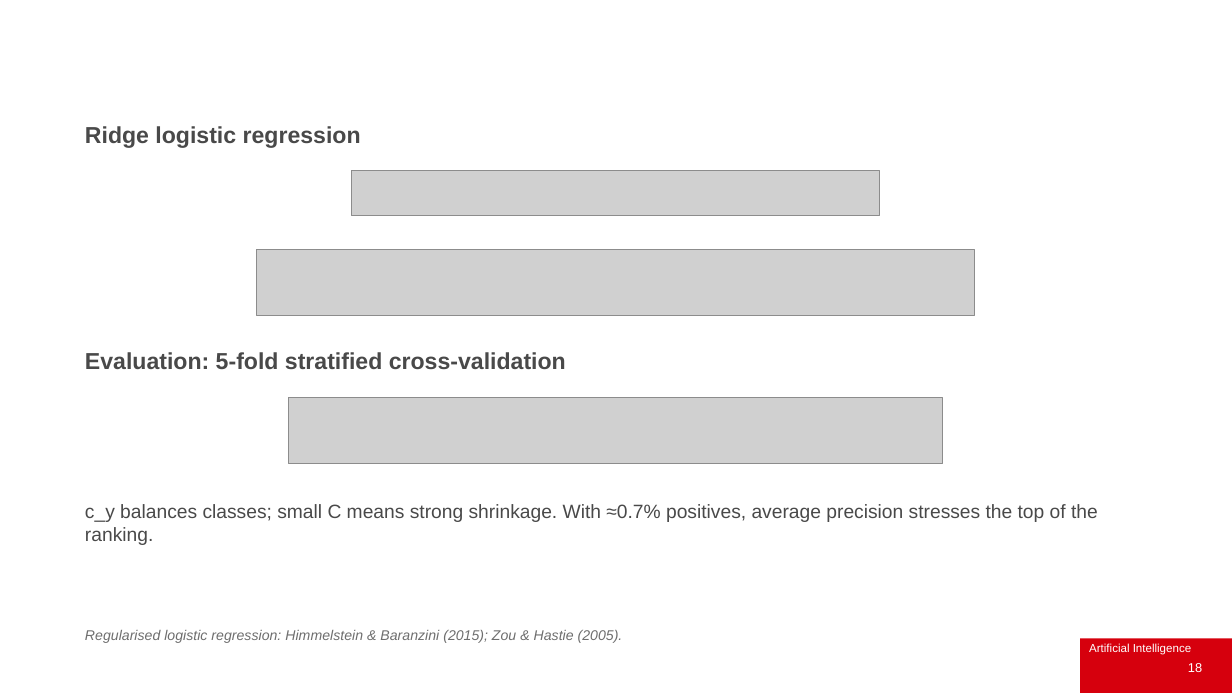
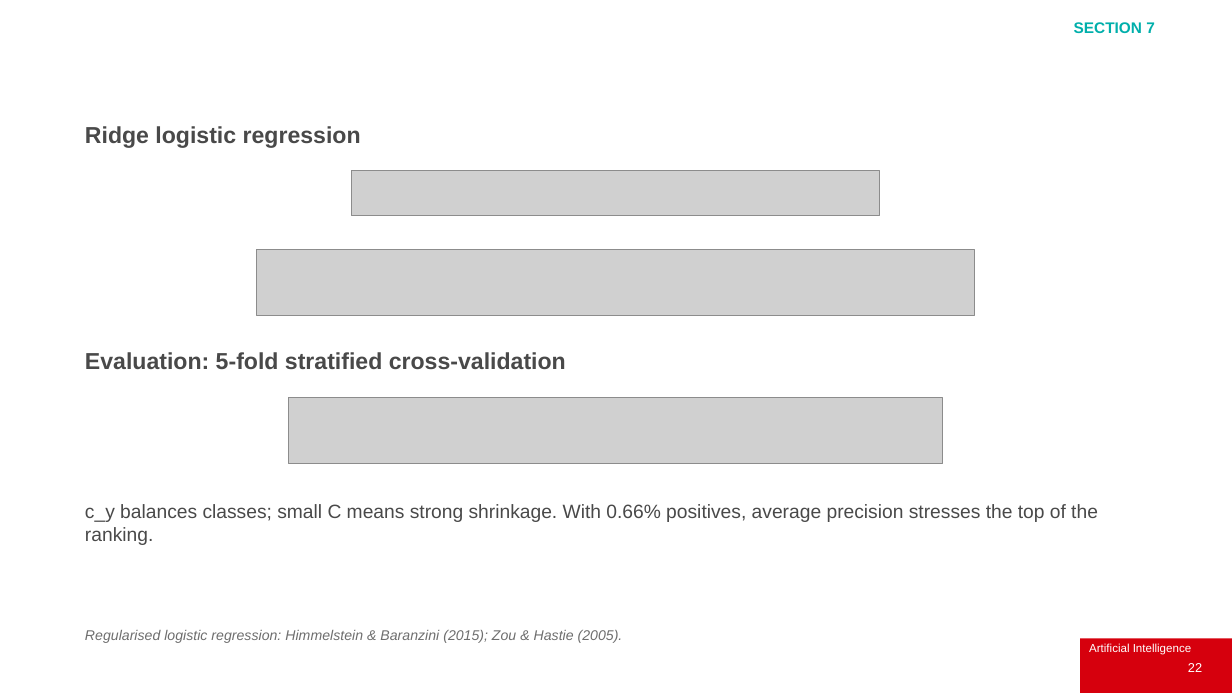
Before and after one commit to IainStyles/Knowledge-Engineering-2026, a slide deck: slide 22 of Slides/ECS8052 Week 8 2026-11-16 Part 1.pptx (slide 18 before the commit). Drawn at 1232x693 pixels with LibreOffice and Linux fonts; fonts in the diff are those of the drawing; grey boxes stand for pictures; background and template pictures are left out. Boxes give left, top, right and bottom in pixels: in the first picture for what was removed or moved away, otherwise in the second. Text is boxed around its words. In the diff, an @@ line names an element or a change of style, - is before the commit and + after.

```diff
--- a/Slides/ECS8052 Week 8 2026-11-16 Part 1.pptx
+++ b/Slides/ECS8052 Week 8 2026-11-16 Part 1.pptx
@@ text added at (x1=1074, y1=22, x2=1155, y2=33), 12 pt, text #00AFAB, bold @@
+SECTION 7
@@ text at (x1=85, y1=504, x2=1098, y2=545): text changed @@
-c_y balances classes; small C means strong shrinkage. With ≈0.7% positives, average precision stresses the top of the ranking.
+c_y balances classes; small C means strong shrinkage. With 0.66% positives, average precision stresses the top of the ranking.
@@ page number at (x1=1188, y1=663, x2=1202, y2=672): text changed @@
-18
+22
```
Also in this commit, not shown: 20 other slides changed, 14 slides added, 6 slides removed, 17 other files.
